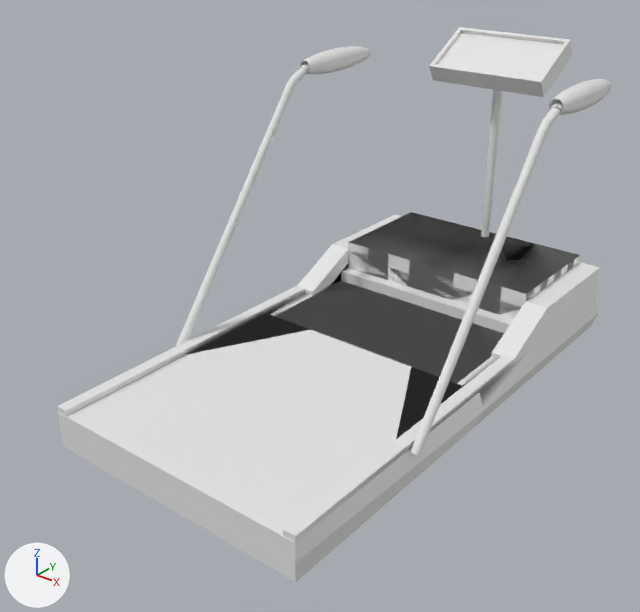
Renders of the FBX model Assets/FBX/Treadmill.fbx from each side of a commit.
Both versions are drawn from a camera (50 mm lens) standing at (3.36, -4.6, 4.19) and looking at (-0.08, -0.3, 1.52). Lighting does not change. The marker at lower left points along +X, +Y and +Z. Materials are left out; every surface is plain grey. Vertices at the same position are counted once.
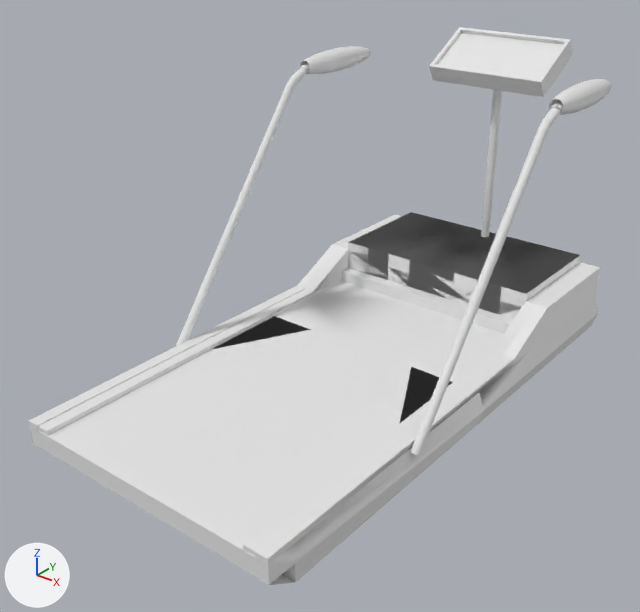
Where the change shows, as pixel boxes [x1, y1, x2, y2] in the pictures (640 x 612 px):
'Cube', reshaped
    before: [57, 27, 612, 582]
    after: [29, 27, 612, 585]
part 1 of me_cube, built on
    before: [57, 281, 536, 543]
    after: [29, 289, 501, 585]

The edits, one by one:
me_cube is used by ob_cube; location (0.0, 0.0, 0.943).
me_cube had 2244 vertices, 2211 faces and spanned x -1.11..1.11, y -1.86..2.12, z -0.13..2.12.
me_cube now has 2258 vertices, 2226 faces and spans x -1.11..1.11, y -2.07..2.12, z -0.13..2.12.
Part 1, on me_cube:
4 faces are deleted.
8 vertices in x -1.0..1.0, y -1.85, z 0.13..0.18 move by (0.0, -0.22, 0.0).
8 new vertices lie (0.0, -2.6, 0.0) away from vertices in x -0.91..0.91, y 0.54, z 0.13..0.17.
6 new vertices lie (0.0, -0.21, 0.0) away from vertices in x -1.0..1.0, y -1.86, z 0.0..0.13.
19 new faces join them.
